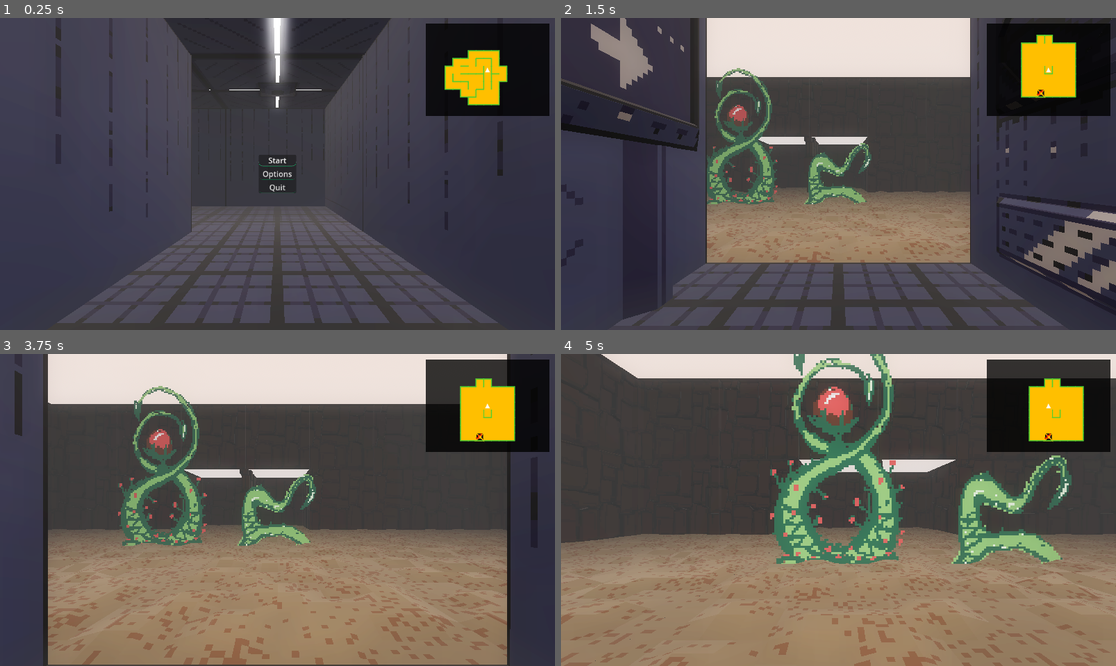
Above: before the commit, frames 1-4 (two rows, left to right).
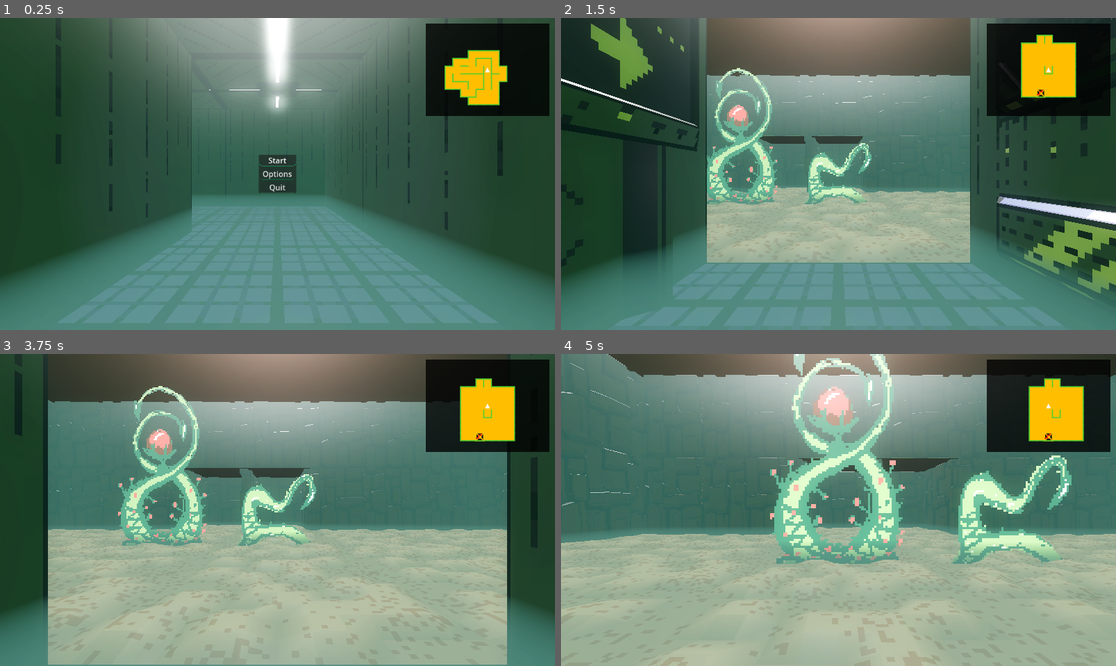
Above: after the commit, the same moments.

Repository: ObsidianBlk/DCJam2023
Game: Godot game, scene res://scenes/world/World.tscn
Two runs of this game, one before a commit and one after it. Both use one fixed random seed, a clock stepped at 60 frames per second and the inputs below.
Inputs (mouse positions are in pixels of both pictures, inside the frame that each line leads up to):
- Up to frame 1 (0.25 s): no input
- Up to frame 2 (1.5 s): click "Start" at 0.5 s; tap Enter at 1.25 s; move the mouse to (1049, 71) at 1.27 s; hold D (move_right) from 1.28 s (still down); hold C (dig) from 1.28 s (still down); click (1049, 71) at 1.42 s
- Up to frame 3 (3.75 s): tap Space at 2, 3.5 s; move the mouse to (166, 525) at 2.02 s; release D (move_right) at 2.03 s; release C (dig) at 2.03 s; hold F (climb_down) 2.03-2.78 s; tap V (fill_mode) at 2.1 s; tap Enter at 2.75 s; move the mouse to (333, 441) at 2.77 s; hold D (move_right) 2.78-3.53 s; tap Ctrl (free_look) at 2.85 s; move the mouse to (249, 572) at 3.52 s; hold R (climb_up) from 3.53 s (still down); tap W (move_foreward) at 3.6 s; click (249, 572) at 3.67 s
- Up to frame 4 (5 s): move the mouse to (1005, 556) at 4.27 s; release R (climb_up) at 4.28 s; hold A (move_left) from 4.28 s (still down); hold C (dig) from 4.28 s (still down)

The runs differ from the first frame. In frame 1, 78% of the frame differs, in the area x 0-100%, y 0-100%; in frame 2, 78%; in frame 3, 91%; in frame 4, 94%.

Commit message:
Created an 'Experiment' scene where I can play with the world environment. I feel I greatly improved the world environment. Fixed missing collision walls in the CrashedPod level. Fixed Cliff_A and Cliff_B facing the wrong direction. Dungeon and DungeonEditor now have a Directional light... something I was stupidly missing for far too long!

Diff:
--- a/dungeons/CrashedPod.tres
+++ b/dungeons/CrashedPod.tres
@@ -38,8 +38,8 @@
 uuid = &"a34c2b64-a0df-7428-24e5-ee4f3496ad55"
 entity_name = ""
 type = &"Editor"
-position = Vector3i(1, 0, 0)
-facing = 4
+position = Vector3i(3, 0, -1)
+facing = 1
 blocking = 0
 meta = {}
 
@@ -205,7 +205,7 @@
 "visited": false
 },
 Vector3i(-1, 0, 0): {
-"blocking": 48,
+"blocking": 56,
 "rid": [-1, -1, -1, 2, 6, 50],
 "visited": false
 },
@@ -270,7 +270,7 @@
 "visited": false
 },
 Vector3i(0, 0, -1): {
-"blocking": 48,
+"blocking": 49,
 "rid": [2, -1, -1, -1, 6, 53],
 "visited": false
 },
@@ -351,7 +351,7 @@
 "visited": false
 },
 Vector3i(1, 0, 0): {
-"blocking": 48,
+"blocking": 50,
 "rid": [-1, 2, -1, -1, 6, 51],
 "visited": false
 },
--- a/objects/cell_resources/Planet_Exterior/walls/Cliff_A.tscn
+++ b/objects/cell_resources/Planet_Exterior/walls/Cliff_A.tscn
@@ -5,3 +5,4 @@
 [node name="Cliff_A" type="Node3D"]
 
 [node name="Cliff_A" parent="." instance=ExtResource("1_3266h")]
+transform = Transform3D(-1, 0, -8.74228e-08, 0, 1, 0, 8.74228e-08, 0, -1, 0, 0, 0)
--- a/objects/cell_resources/Planet_Exterior/walls/Cliff_B.tscn
+++ b/objects/cell_resources/Planet_Exterior/walls/Cliff_B.tscn
@@ -5,3 +5,4 @@
 [node name="Cliff_B" type="Node3D"]
 
 [node name="Cliff_B" parent="." instance=ExtResource("1_8vnlv")]
+transform = Transform3D(-1, 0, -8.74228e-08, 0, 1, 0, 8.74228e-08, 0, -1, 0, 0, 0)
--- a/objects/world_environments/default.tres
+++ b/objects/world_environments/default.tres
@@ -1,29 +1,40 @@
 [gd_resource type="Environment" load_steps=3 format=3 uid="uid://bf47phqbwo5hs"]
 
-[sub_resource type="ProceduralSkyMaterial" id="ProceduralSkyMaterial_ppa24"]
-sky_top_color = Color(0.72549, 0.639216, 0.6, 1)
-sky_horizon_color = Color(0.647059, 0.654902, 0.670588, 1)
+[sub_resource type="PhysicalSkyMaterial" id="PhysicalSkyMaterial_on1u1"]
+rayleigh_color = Color(0.282353, 0.462745, 0.211765, 1)
+mie_coefficient = 0.136
+mie_color = Color(0.847059, 0.282353, 0.270588, 1)
+ground_color = Color(0.25098, 0.192157, 0.121569, 1)
 
 [sub_resource type="Sky" id="Sky_twb7l"]
-sky_material = SubResource("ProceduralSkyMaterial_ppa24")
+sky_material = SubResource("PhysicalSkyMaterial_on1u1")
 
 [resource]
 background_mode = 2
 sky = SubResource("Sky_twb7l")
 ambient_light_source = 3
-ambient_light_color = Color(0.72549, 0.639216, 0.6, 1)
-ambient_light_sky_contribution = 0.2
-ambient_light_energy = 0.2
+ambient_light_color = Color(0.623529, 0.858824, 0.262745, 1)
+ambient_light_sky_contribution = 0.9
+reflected_light_source = 2
 tonemap_mode = 3
+tonemap_exposure = 1.96
 ssao_enabled = true
+ssao_radius = 2.12
+ssao_intensity = 7.6
 ssil_enabled = true
 glow_enabled = true
 glow_normalized = true
 glow_bloom = 0.25
 fog_enabled = true
-fog_light_color = Color(0.219608, 0.219608, 0.219608, 1)
-fog_density = 0.1
+fog_light_color = Color(0.286275, 0.439216, 0.407843, 1)
+fog_light_energy = 0.36
+fog_sun_scatter = 0.19
+fog_density = 0.0564
+fog_aerial_perspective = 0.086
+fog_sky_affect = 0.503
 fog_height = 1.0
-fog_height_density = 1.0
+fog_height_density = 4.0265
 volumetric_fog_enabled = true
+volumetric_fog_density = 0.01
+volumetric_fog_albedo = Color(0.521569, 0.513726, 0.372549, 1)
 volumetric_fog_temporal_reprojection_enabled = false
--- a/scenes/dungeon/Dungeon.tscn
+++ b/scenes/dungeon/Dungeon.tscn
@@ -42,3 +42,6 @@
 [node name="WorldEnvironment" type="WorldEnvironment" parent="."]
 unique_name_in_owner = true
 environment = SubResource("Environment_ygt5i")
+
+[node name="DirectionalLight3D" type="DirectionalLight3D" parent="."]
+transform = Transform3D(1, 0, 0, 0, 0.5, 0.866025, 0, -0.866025, 0.5, 0, 0, 0)
--- a/scenes/dungeon_editor/DungeonEditor.tscn
+++ b/scenes/dungeon_editor/DungeonEditor.tscn
@@ -215,6 +215,9 @@
 unique_name_in_owner = true
 environment = SubResource("Environment_xk0rt")
 
+[node name="DirectionalLight3D" type="DirectionalLight3D" parent="."]
+transform = Transform3D(1, 0, 0, 0, 0.5, 0.866025, 0, -0.866025, 0.5, 0, 0, 0)
+
 [connection signal="pressed" from="UI/Editor/OptionsBar/HBoxContainer/NewMap" to="." method="_on_new_map_pressed"]
 [connection signal="pressed" from="UI/Editor/OptionsBar/HBoxContainer/Load" to="." method="_on_load_pressed"]
 [connection signal="pressed" from="UI/Editor/OptionsBar/HBoxContainer/Save" to="." method="_on_save_pressed"]
--- /dev/null
+++ b/scenes/experiment_scene/ExperimentScene.tscn
@@ -0,0 +1,39 @@
+[gd_scene load_steps=4 format=3 uid="uid://b2bjhi2d8sgmc"]
+
+[ext_resource type="PackedScene" uid="uid://dwpneqwiu1wia" path="res://assets/models/Planet_Exterior/Cliff_A.glb" id="1_l2snx"]
+[ext_resource type="PackedScene" uid="uid://dx4xynfghvcd8" path="res://assets/models/Planet_Exterior/Ground.glb" id="2_7vntu"]
+[ext_resource type="Environment" uid="uid://bf47phqbwo5hs" path="res://objects/world_environments/default.tres" id="3_256nb"]
+
+[node name="ExperimentScene" type="Node3D"]
+
+[node name="Cliff_A" parent="." instance=ExtResource("1_l2snx")]
+transform = Transform3D(1, 0, 0, 0, 1, 0, 0, 0, 1, 0, 0, -2.5)
+
+[node name="Cliff_A2" parent="." instance=ExtResource("1_l2snx")]
+transform = Transform3D(1, 0, 0, 0, 1, 0, 0, 0, 1, 5, 0, -2.5)
+
+[node name="Cliff_A3" parent="." instance=ExtResource("1_l2snx")]
+transform = Transform3D(1, 0, 0, 0, 1, 0, 0, 0, 1, 10, 0, -2.5)
+
+[node name="Ground" parent="." instance=ExtResource("2_7vntu")]
+
+[node name="Ground4" parent="." instance=ExtResource("2_7vntu")]
+transform = Transform3D(1, 0, 0, 0, 1, 0, 0, 0, 1, 0, 0, 5)
+
+[node name="Ground2" parent="." instance=ExtResource("2_7vntu")]
+transform = Transform3D(1, 0, 0, 0, 1, 0, 0, 0, 1, 5, 0, 0)
+
+[node name="Ground5" parent="." instance=ExtResource("2_7vntu")]
+transform = Transform3D(1, 0, 0, 0, 1, 0, 0, 0, 1, 5, 0, 5)
+
+[node name="Ground3" parent="." instance=ExtResource("2_7vntu")]
+transform = Transform3D(1, 0, 0, 0, 1, 0, 0, 0, 1, 10, 0, 0)
+
+[node name="Ground6" parent="." instance=ExtResource("2_7vntu")]
+transform = Transform3D(1, 0, 0, 0, 1, 0, 0, 0, 1, 10, 0, 5)
+
+[node name="WorldEnvironment" type="WorldEnvironment" parent="."]
+environment = ExtResource("3_256nb")
+
+[node name="DirectionalLight3D" type="DirectionalLight3D" parent="."]
+transform = Transform3D(1, 0, 0, 0, 0.5, 0.866025, 0, -0.866025, 0.5, 0, 4, 2)
Not shown: 2 places in assets/models/Planet_Exterior/Planet_Exterior.tres that only renumber resources
